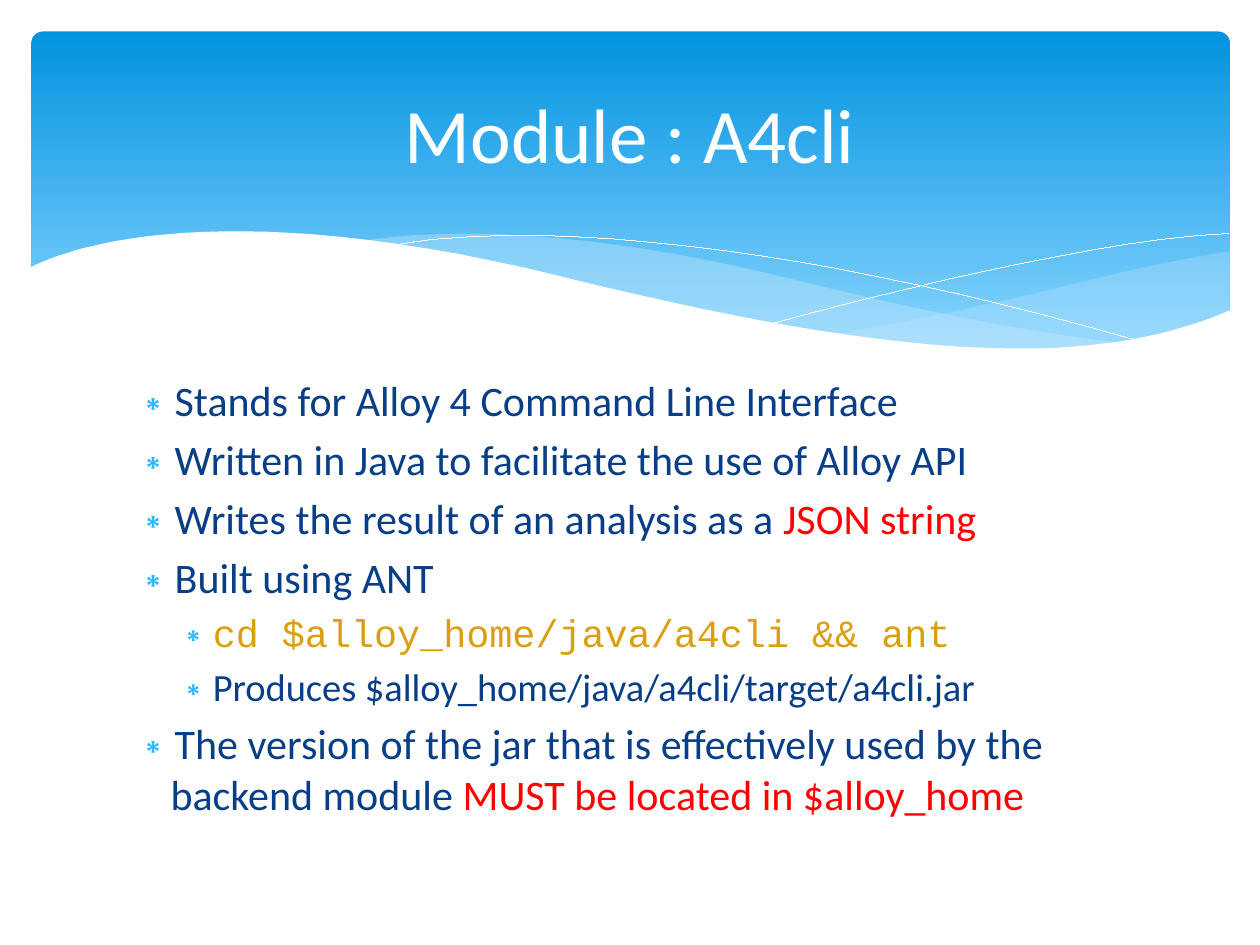
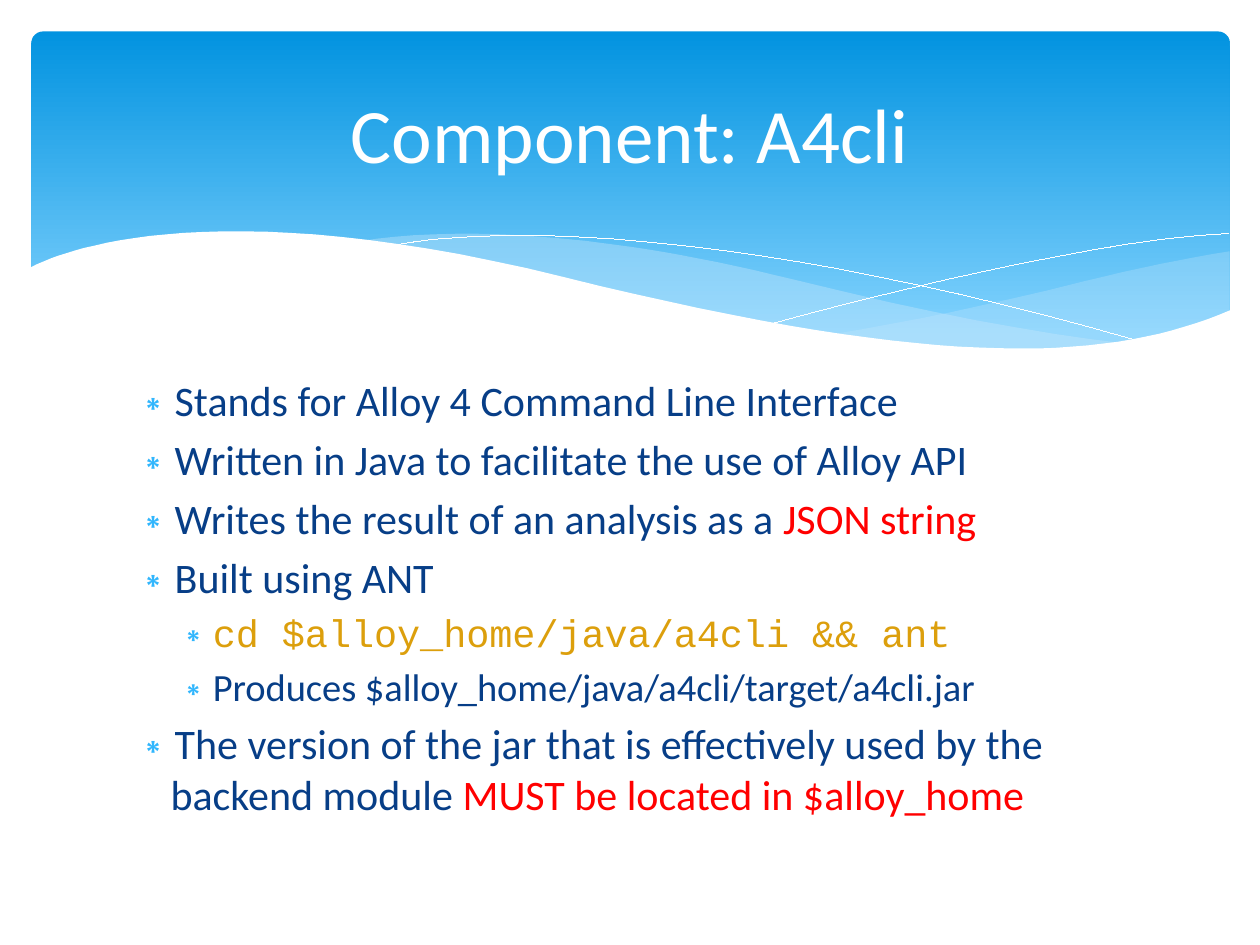
Before and after one commit to xgillard/web_alloy, a slide deck: slide 8 of documentation/GettingStarted.pptx (slide 7 before the commit). Drawn at 1260x945 pixels with LibreOffice and Linux fonts; fonts in the diff are those of the drawing. Boxes give left, top, right and bottom in pixels: in the first picture for what was removed or moved away, otherwise in the second. Text is boxed around its words. In the diff, an @@ line names an element or a change of style, - is before the commit and + after.

```diff
--- a/documentation/GettingStarted.pptx
+++ b/documentation/GettingStarted.pptx
@@ title at <box>351,109,908,176</box>: text changed @@
-Module : A4cli
+Component: A4cli
```
Also in this commit, not shown: 2 other slides changed, 13 slides added.
